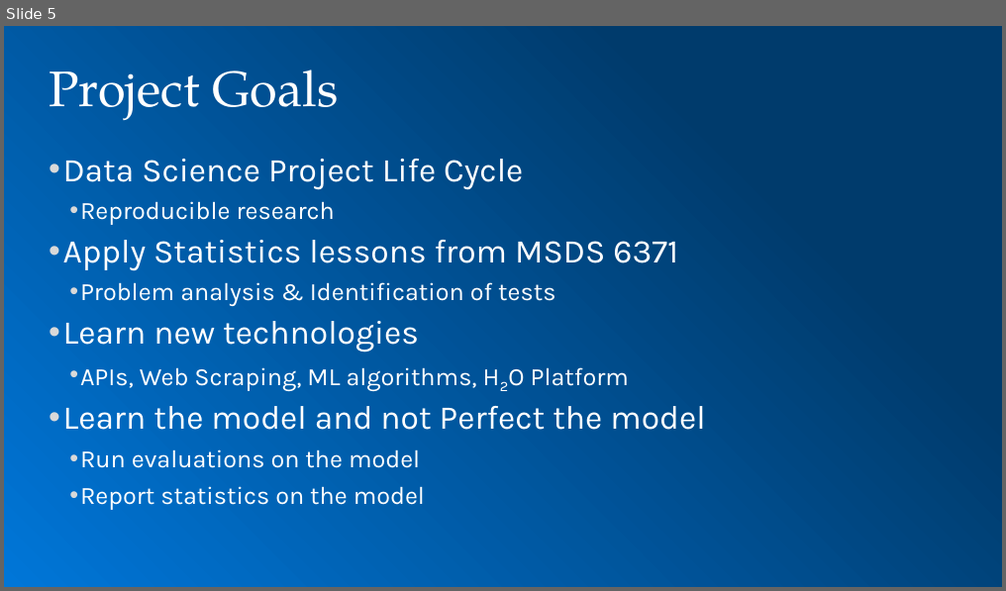
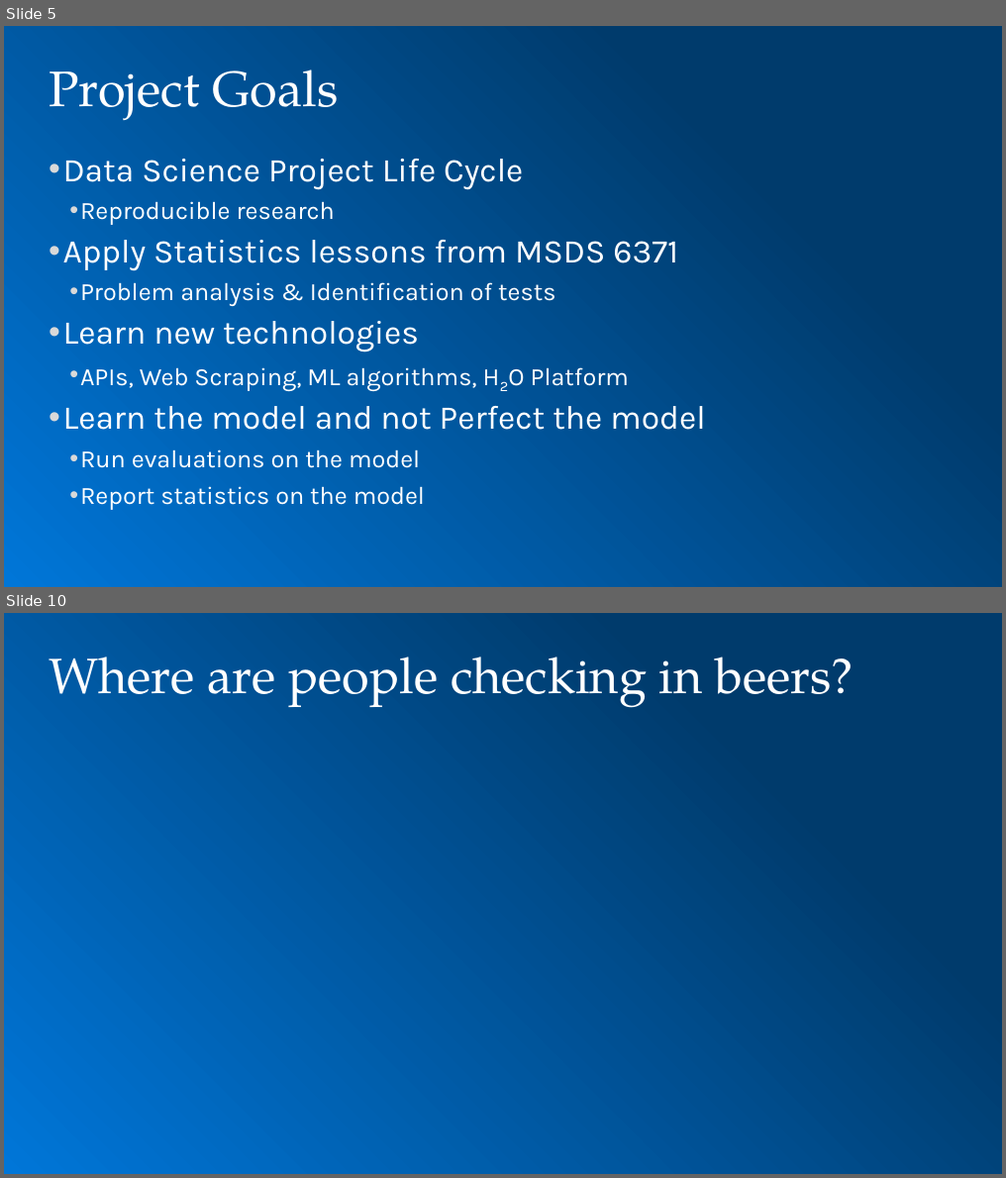
Before and after one commit to toadies/MSDS_CaseStudy2, a slide deck: presentation/MSDS 6306 Case Study 2.pptx. Shown one above the other, each under a label of ours: slide 5 before the commit, slides 5 and 10 after it; the slides between them are not shown. The pictures are 1006x591 and 1006x1178 pixels, drawn with LibreOffice and Linux fonts; fonts in the diff are those of the drawing; background and template pictures are left out. Boxes give left, top, right and bottom in pixels: in the first picture for what was removed or moved away, otherwise in the second. Text is boxed around its words. In the diff, an @@ line names an element or a change of style, - is before the commit and + after.

```diff
--- a/presentation/MSDS 6306 Case Study 2.pptx
+++ b/presentation/MSDS 6306 Case Study 2.pptx
@@ slide 10 added at (x1=4, y1=613, x2=1002, y2=1174), background gradient #003B6C to #0076D8 @@
@@ title added at (x1=49, y1=657, x2=853, y2=708), 36 pt, text #FFFFFF @@
+Where are people checking in beers?
```
Also in this commit, not shown: 1 slide changed, 3 other slides added, 8 other files.
